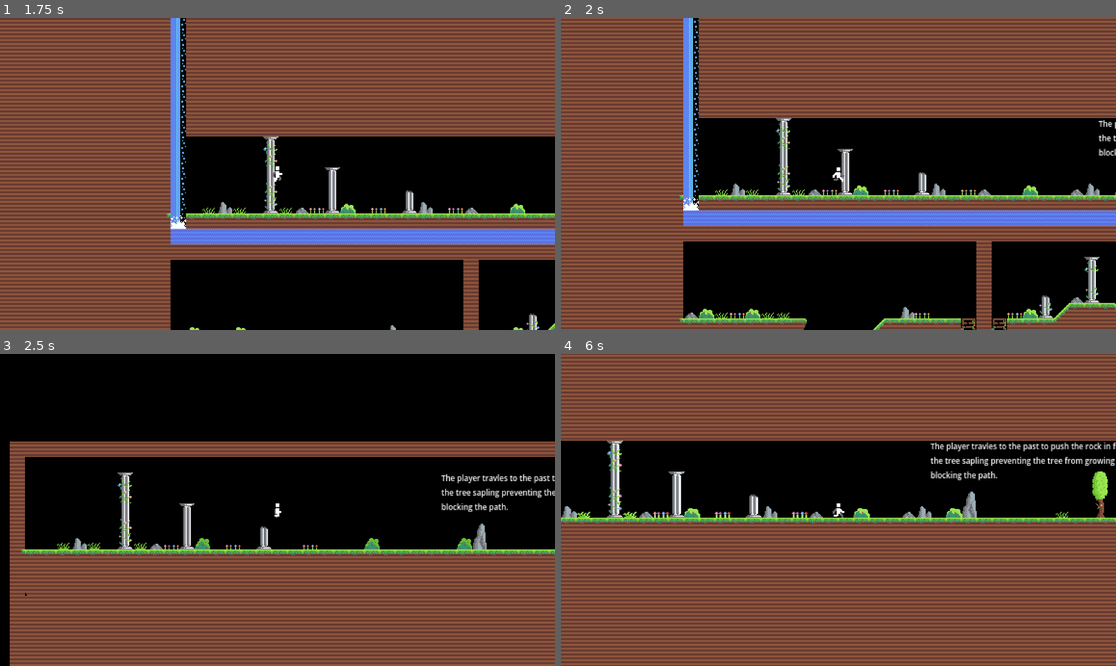
Above: before the commit, frames 1-4 (two rows, left to right).
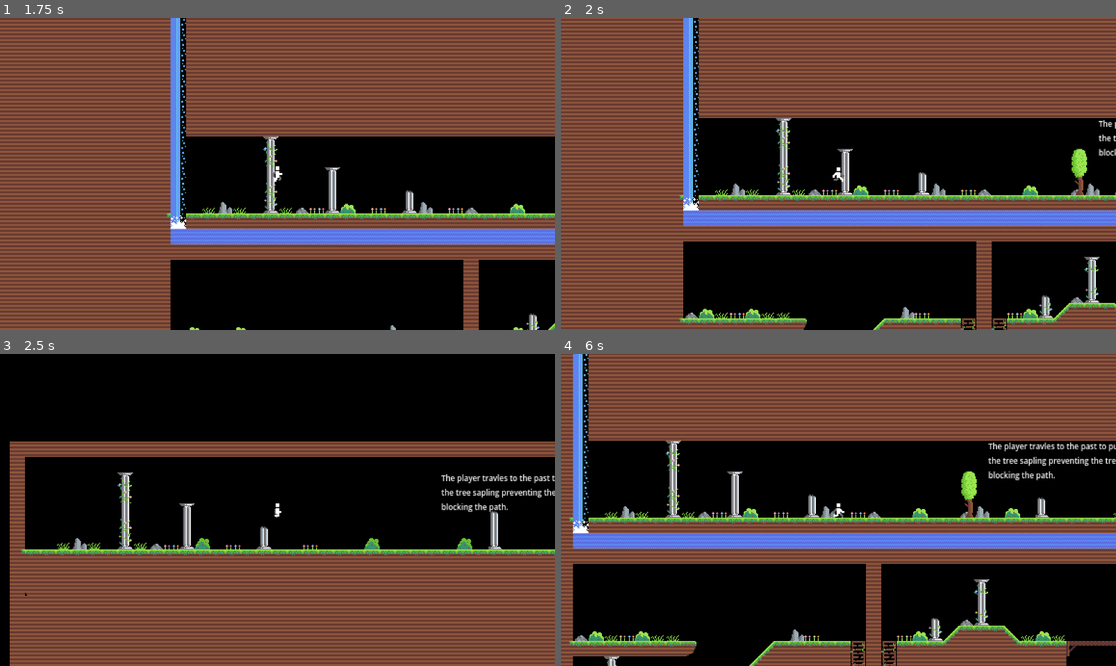
Above: after the commit, the same moments.

Repository: JustaRando001/the-grandndfather-paradox
Game: Godot game, scene res://main_menu.tscn
Two runs of this game, one before a commit and one after it. Both use one fixed random seed, a clock stepped at 60 frames per second and the inputs below.
Inputs:
- Up to frame 1 (1.75 s): click "Start" at 0.5 s; tap Enter at 1.25 s; hold Right (right) from 1.28 s (still down); hold Z (time_swap) from 1.28 s (still down); tap Space (jump) at 1.52 s
- Up to frame 2 (2 s): keep holding Right (right); keep holding Z (time_swap)
- Up to frame 3 (2.5 s): keep holding Right (right); release Z (time_swap) at 2.03 s; tap Z (time_swap) at 2.1 s; tap Space (jump) at 2.27 s
- Up to frame 4 (6 s): release Right (right) at 2.78 s; hold Left (left) 2.78-3.53 s; hold Z (time_swap) 2.78-3.53 s; hold Right (right) 3.53-5.03 s; tap Z (time_swap) at 3.6, 5.1 s; tap Space (jump) at 3.77, 4.52, 5.27 s; hold Z (time_swap) 4.28-5.03 s; hold Left (left) 5.03-5.78 s; hold Right (right) from 5.78 s (still down); hold Z (time_swap) from 5.78 s (still down)

Frame 1 is identical in both runs. In frame 2, 0.3% of the frame differs, in the area x 91-95%, y 41-57%; in frame 3, 0.3%; in frame 4, 38%, in the area x 0-100%, y 0-100%.
Error before the commit: Attempt to call function 'overlaps_body' in base 'null instance' on a null instance. (res://world.gd:35)

Commit message:
Fix merge conflicts

Diff:
--- a/world.gd
+++ b/world.gd
@@ -36,7 +36,7 @@
 		# Show collapsed pillar instead of supported pillar
 		$PresentLayer/CollapsedOrSupportedPillar/CollapsedOrSupportedPillar.texture = collapsedPillarTex
 		$PresentLayer/CollapsedOrSupportedPillar/CollapsedOrSupportedPillarArea.shape = collapsedPillarArea
-		$PresentLayer/CollapsedOrSupportedPillar.transform.origin = Vector2(742, 65)
+		$PresentLayer/CollapsedOrSupportedPillar.transform.origin = Vector2(742, 71)
 		# Do not show or collide with tree
 		$PresentLayer/BigTree.visible = false
 		$PresentLayer/BigTree/CollisionShape2D.disabled = true
@@ -44,7 +44,7 @@
 		# If the player has not solved or unsolved the puzzle, undo everything
 		$PresentLayer/CollapsedOrSupportedPillar/CollapsedOrSupportedPillar.texture = supportedPillarTex
 		$PresentLayer/CollapsedOrSupportedPillar/CollapsedOrSupportedPillarArea.shape = supportedPillarArea
-		$PresentLayer/CollapsedOrSupportedPillar.transform.origin = Vector2(742, 56)
+		$PresentLayer/CollapsedOrSupportedPillar.transform.origin = Vector2(742, 60)
 		$PresentLayer/BigTree.visible = true
 		$PresentLayer/BigTree/CollisionShape2D.disabled = false
 
--- a/world.tscn
+++ b/world.tscn
@@ -6,7 +6,12 @@
 [ext_resource type="Texture2D" uid="uid://mt7hunfss6qw" path="res://assets/BigRock.png" id="3_3iat3"]
 [ext_resource type="Texture2D" uid="uid://bpt2eh1huddel" path="res://assets/Doors.png" id="5_ath80"]
 [ext_resource type="Texture2D" uid="uid://dvfk0grbdeusu" path="res://assets/TreeSapling.png" id="5_babhm"]
+[ext_resource type="Texture2D" uid="uid://bl54xudduo42" path="res://assets/collapsedPillar.png" id="5_sgd1q"]
+[ext_resource type="Shape2D" uid="uid://bbqe0jdq4bdpe" path="res://shapes/collapsedPillarShape.tres" id="6_fnynm"]
 [ext_resource type="Texture2D" uid="uid://c87cvxau7ggq" path="res://assets/FloatingPlatform.png" id="6_k502n"]
+[ext_resource type="Texture2D" uid="uid://des7xu8uhhgk" path="res://assets/collapsingPillar.png" id="7_7jglu"]
+[ext_resource type="Shape2D" uid="uid://dj85iqiammy7t" path="res://shapes/supportedPillarShape.tres" id="7_kwm1g"]
+[ext_resource type="Texture2D" uid="uid://c5u10peam2jq0" path="res://assets/supportedPillar.png" id="8_mvxky"]
 [ext_resource type="Texture2D" uid="uid://c3qacjx2f0csl" path="res://assets/key.png" id="8_wxlqy"]
 [ext_resource type="Texture2D" uid="uid://rain10i1fs7n" path="res://assets/Canon.png" id="9_hpdua"]
 [ext_resource type="Texture2D" uid="uid://cdr2qssujcy6m" path="res://assets/Portal.png" id="10_saxn4"]
@@ -14,9 +19,6 @@
 [sub_resource type="RectangleShape2D" id="RectangleShape2D_52v4y"]
 size = Vector2(16, 48)
 
-[sub_resource type="RectangleShape2D" id="RectangleShape2D_888oo"]
-size = Vector2(16, 26)
-
 [sub_resource type="AtlasTexture" id="AtlasTexture_qd814"]
 atlas = ExtResource("5_ath80")
 region = Rect2(16, 0, 16, 32)
@@ -30,6 +32,9 @@
 [sub_resource type="RectangleShape2D" id="RectangleShape2D_q42m1"]
 size = Vector2(32, 8)
 
+[sub_resource type="RectangleShape2D" id="RectangleShape2D_337as"]
+size = Vector2(14, 40)
+
 [sub_resource type="RectangleShape2D" id="RectangleShape2D_vajlx"]
 size = Vector2(16, 8)
 
@@ -38,6 +43,10 @@
 
 [sub_resource type="RectangleShape2D" id="RectangleShape2D_tailh"]
 size = Vector2(16, 32)
+
+[sub_resource type="CapsuleShape2D" id="CapsuleShape2D_e63to"]
+radius = 7.0
+height = 28.0
 
 [node name="World" type="Node2D"]
 script = ExtResource("1_pa656")
@@ -48,7 +57,7 @@
 tile_set = ExtResource("1_j7dgr")
 
 [node name="BigTree" type="StaticBody2D" parent="PresentLayer"]
-position = Vector2(607, 56)
+position = Vector2(727, 56)
 metadata/_edit_group_ = true
 
 [node name="Sprite2D" type="Sprite2D" parent="PresentLayer/BigTree"]
@@ -57,16 +66,15 @@
 [node name="CollisionShape2D" type="CollisionShape2D" parent="PresentLayer/BigTree"]
 shape = SubResource("RectangleShape2D_52v4y")
 
-[node name="BigRock" type="StaticBody2D" parent="PresentLayer"]
-position = Vector2(472, 64)
-metadata/_edit_group_ = true
-
-[node name="Sprite2D" type="Sprite2D" parent="PresentLayer/BigRock"]
-texture = ExtResource("3_3iat3")
-
-[node name="CollisionShape2D" type="CollisionShape2D" parent="PresentLayer/BigRock"]
-position = Vector2(0, 3)
-shape = SubResource("RectangleShape2D_888oo")
+[node name="BigTree2" type="StaticBody2D" parent="PresentLayer"]
+position = Vector2(411, 56)
+metadata/_edit_group_ = true
+
+[node name="Sprite2D" type="Sprite2D" parent="PresentLayer/BigTree2"]
+texture = ExtResource("2_0mh08")
+
+[node name="CollisionShape2D" type="CollisionShape2D" parent="PresentLayer/BigTree2"]
+shape = SubResource("RectangleShape2D_52v4y")
 
 [node name="Door" type="StaticBody2D" parent="PresentLayer"]
 position = Vector2(695, 384)
@@ -87,6 +95,24 @@
 
 [node name="CollisionShape2D" type="CollisionShape2D" parent="PresentLayer/Door2"]
 shape = SubResource("RectangleShape2D_44kuo")
+
+[node name="CollapsedPillar" type="StaticBody2D" parent="PresentLayer"]
+position = Vector2(487, 69)
+
+[node name="Sprite2D" type="Sprite2D" parent="PresentLayer/CollapsedPillar"]
+texture = ExtResource("5_sgd1q")
+
+[node name="CollisionShape2D" type="CollisionShape2D" parent="PresentLayer/CollapsedPillar"]
+shape = ExtResource("6_fnynm")
+
+[node name="CollapsedOrSupportedPillar" type="StaticBody2D" parent="PresentLayer"]
+position = Vector2(742, 60)
+
+[node name="CollapsedOrSupportedPillarArea" type="CollisionShape2D" parent="PresentLayer/CollapsedOrSupportedPillar"]
+shape = ExtResource("7_kwm1g")
+
+[node name="CollapsedOrSupportedPillar" type="Sprite2D" parent="PresentLayer/CollapsedOrSupportedPillar"]
+texture = ExtResource("8_mvxky")
 
 [node name="PastLayer" type="TileMapLayer" parent="."]
 visible = false
@@ -94,60 +120,69 @@
 enabled = false
 tile_set = ExtResource("1_j7dgr")
 
-[node name="Area2D" type="Area2D" parent="PastLayer"]
-position = Vector2(608, 72)
-metadata/_edit_group_ = true
-
-[node name="Sprite2D" type="Sprite2D" parent="PastLayer/Area2D"]
+[node name="Sapling" type="Area2D" parent="PastLayer"]
+position = Vector2(727, 72)
+metadata/_edit_group_ = true
+
+[node name="Sprite2D" type="Sprite2D" parent="PastLayer/Sapling"]
 texture = ExtResource("5_babhm")
 
-[node name="CollisionShape2D" type="CollisionShape2D" parent="PastLayer/Area2D"]
+[node name="CollisionShape2D" type="CollisionShape2D" parent="PastLayer/Sapling"]
 position = Vector2(-4, 0)
 shape = SubResource("RectangleShape2D_kq5u6")
 
-[node name="BigRock" type="StaticBody2D" parent="PastLayer"]
-position = Vector2(472, 64)
-metadata/_edit_group_ = true
-
-[node name="Sprite2D" type="Sprite2D" parent="PastLayer/BigRock"]
-texture = ExtResource("3_3iat3")
-
-[node name="CollisionShape2D" type="CollisionShape2D" parent="PastLayer/BigRock"]
-position = Vector2(0, 3)
-shape = SubResource("RectangleShape2D_888oo")
-
-[node name="FloatingPlatform" type="StaticBody2D" parent="."]
+[node name="FloatingPlatform" type="StaticBody2D" parent="PastLayer"]
 position = Vector2(144, 408)
 metadata/_edit_group_ = true
 
-[node name="Sprite2D" type="Sprite2D" parent="FloatingPlatform"]
+[node name="Sprite2D" type="Sprite2D" parent="PastLayer/FloatingPlatform"]
 texture = ExtResource("6_k502n")
 
-[node name="CollisionShape2D" type="CollisionShape2D" parent="FloatingPlatform"]
+[node name="CollisionShape2D" type="CollisionShape2D" parent="PastLayer/FloatingPlatform"]
 position = Vector2(0, -4)
 shape = SubResource("RectangleShape2D_q42m1")
 
-[node name="FloatingPlatform2" type="StaticBody2D" parent="."]
+[node name="FloatingPlatform2" type="StaticBody2D" parent="PastLayer"]
 position = Vector2(400, 408)
 metadata/_edit_group_ = true
 
-[node name="Sprite2D" type="Sprite2D" parent="FloatingPlatform2"]
+[node name="Sprite2D" type="Sprite2D" parent="PastLayer/FloatingPlatform2"]
 texture = ExtResource("6_k502n")
 
-[node name="CollisionShape2D" type="CollisionShape2D" parent="FloatingPlatform2"]
+[node name="CollisionShape2D" type="CollisionShape2D" parent="PastLayer/FloatingPlatform2"]
 position = Vector2(0, -4)
 shape = SubResource("RectangleShape2D_q42m1")
 
-[node name="FloatingPlatform3" type="StaticBody2D" parent="."]
+[node name="FloatingPlatform3" type="StaticBody2D" parent="PastLayer"]
 position = Vector2(272, 408)
 metadata/_edit_group_ = true
 
-[node name="Sprite2D" type="Sprite2D" parent="FloatingPlatform3"]
+[node name="Sprite2D" type="Sprite2D" parent="PastLayer/FloatingPlatform3"]
 texture = ExtResource("6_k502n")
 
-[node name="CollisionShape2D" type="CollisionShape2D" parent="FloatingPlatform3"]
+[node name="CollisionShape2D" type="CollisionShape2D" parent="PastLayer/FloatingPlatform3"]
 position = Vector2(0, -4)
 shape = SubResource("RectangleShape2D_q42m1")
+
+[node name="CollapsingPillar" type="StaticBody2D" parent="PastLayer"]
+position = Vector2(743, 56)
+
+[node name="Sprite2D" type="Sprite2D" parent="PastLayer/CollapsingPillar"]
+texture = ExtResource("7_7jglu")
+
+[node name="CollisionShape2D" type="CollisionShape2D" parent="PastLayer/CollapsingPillar"]
+position = Vector2(0, 4)
+shape = SubResource("RectangleShape2D_337as")
+
+[node name="CollapsingPillar2" type="StaticBody2D" parent="PastLayer"]
+position = Vector2(488, 56)
+
+[node name="Sprite2D" type="Sprite2D" parent="PastLayer/CollapsingPillar2"]
+texture = ExtResource("7_7jglu")
+
+[node name="CollisionShape2D" type="CollisionShape2D" parent="PastLayer/CollapsingPillar2"]
+position = Vector2(0, 4)
+shape = SubResource("RectangleShape2D_337as")
 
 [node name="key" type="Area2D" parent="."]
 position = Vector2(632, 376)
@@ -188,3 +223,16 @@
 
 [node name="CollisionShape2D" type="CollisionShape2D" parent="AreaPortal2D"]
 shape = SubResource("RectangleShape2D_tailh")
+
+[node name="ConstantObjects" type="Node2D" parent="."]
+
+[node name="BigRock" type="RigidBody2D" parent="ConstantObjects"]
+position = Vector2(586, 64)
+lock_rotation = true
+
+[node name="Sprite2D" type="Sprite2D" parent="ConstantObjects/BigRock"]
+texture = ExtResource("3_3iat3")
+
+[node name="CollisionShape2D" type="CollisionShape2D" parent="ConstantObjects/BigRock"]
+position = Vector2(0, 2)
+shape = SubResource("CapsuleShape2D_e63to")
Not shown: 1 places in world.tscn that only renumber resources
